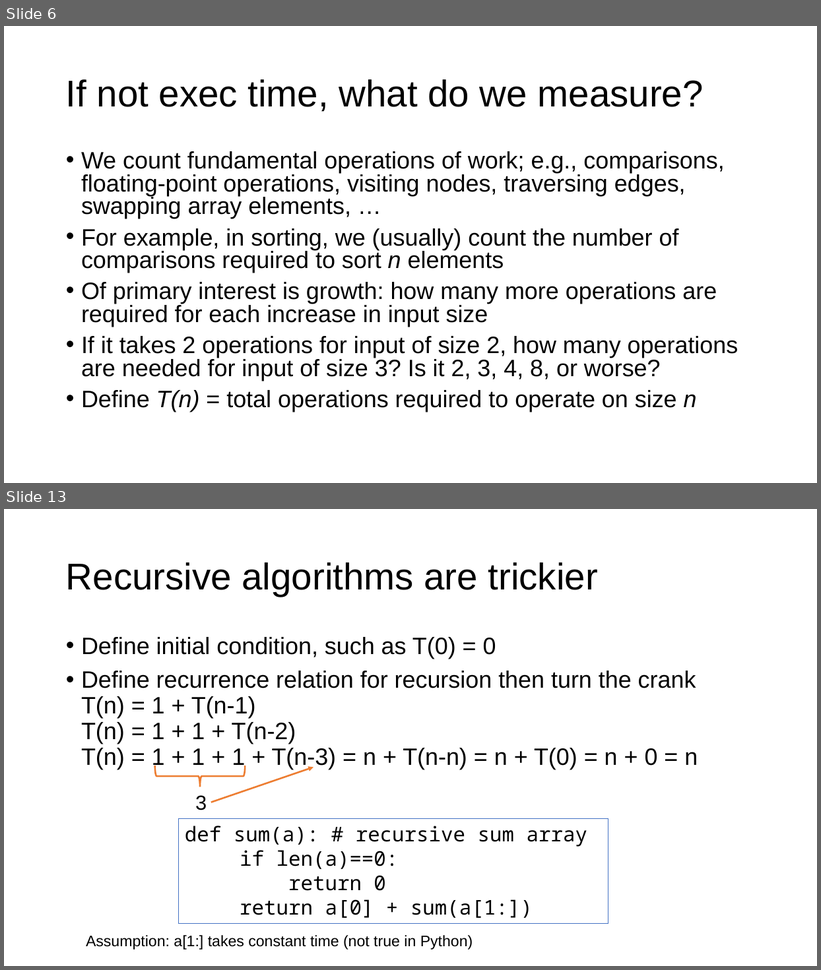
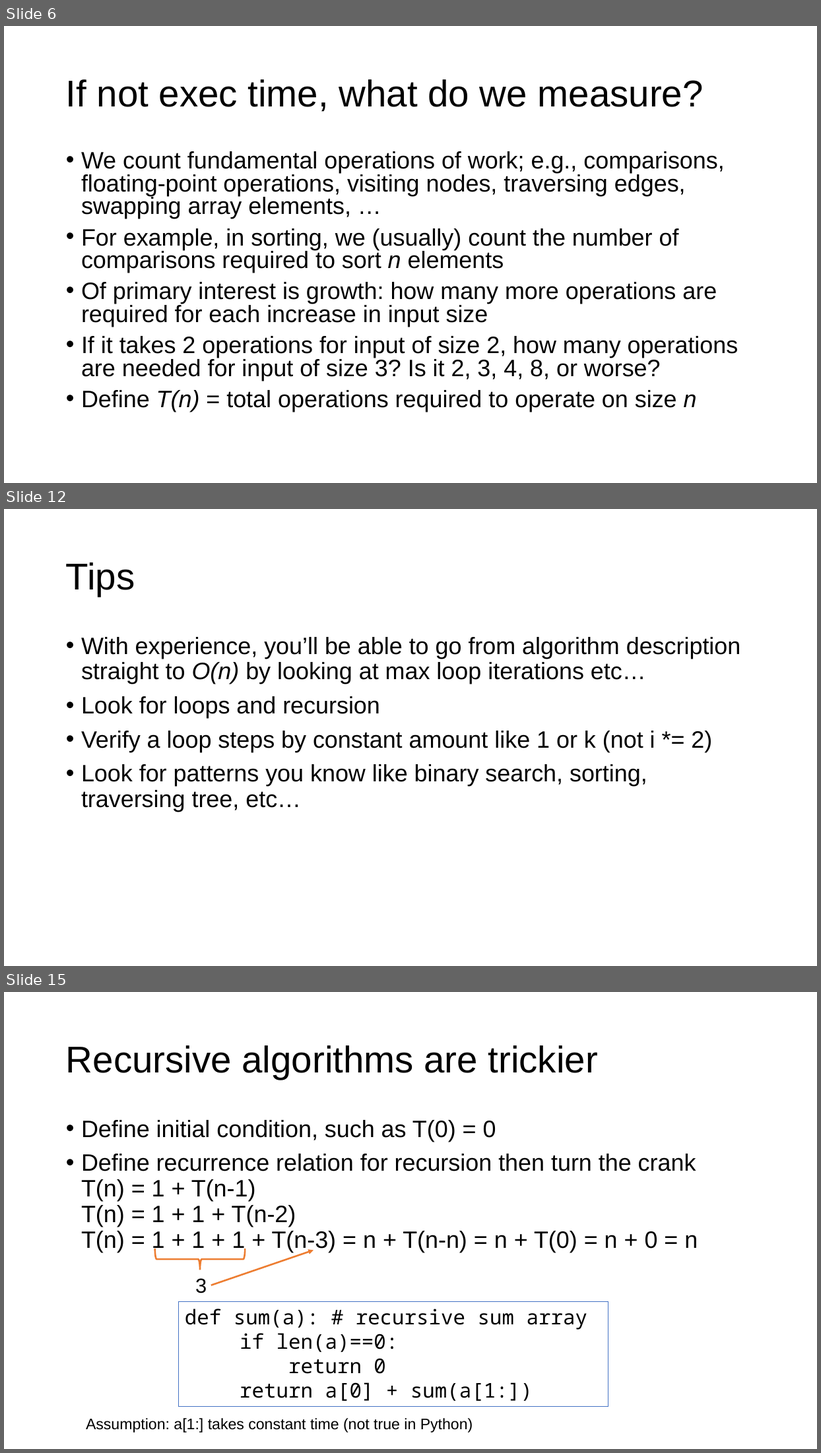
Before and after one commit to parrt/msds689, a slide deck: notes/complexity.pptx. Shown one above the other, each under a label of ours: slides 6 and 13 before the commit, slides 6, 12 and 15 after it; the slides between them are not shown. The pictures are 821x970 and 821x1453 pixels, drawn with LibreOffice and Linux fonts; fonts in the diff are those of the drawing; background and template pictures are left out. Boxes give left, top, right and bottom in pixels: in the first picture for what was removed or moved away, otherwise in the second. Text is boxed around its words. In the diff, an @@ line names an element or a change of style, - is before the commit and + after.

```diff
--- a/notes/complexity.pptx
+++ b/notes/complexity.pptx
@@ slide 12 added at (4, 509, 817, 966), background #FFFFFF @@
@@ title added at (66, 562, 135, 596), 44 pt, text #000000 @@
+Tips
@@ text added at (81, 637, 741, 812), 28 pt, text #000000 @@
+• With experience, you’ll be able to go from algorithm description straight to O(n) by looking at max loop iterations etc…
+• Look for loops and recursion
+• Verify a loop steps by constant amount like 1 or k (not i *= 2)
+• Look for patterns you know like binary search, sorting, traversing tree, etc…
@@ what was slide 13 is now slide 15 @@
```
Also in this commit, not shown: 12 slides changed, 2 other slides added, 1 slide removed, 3 other files.
